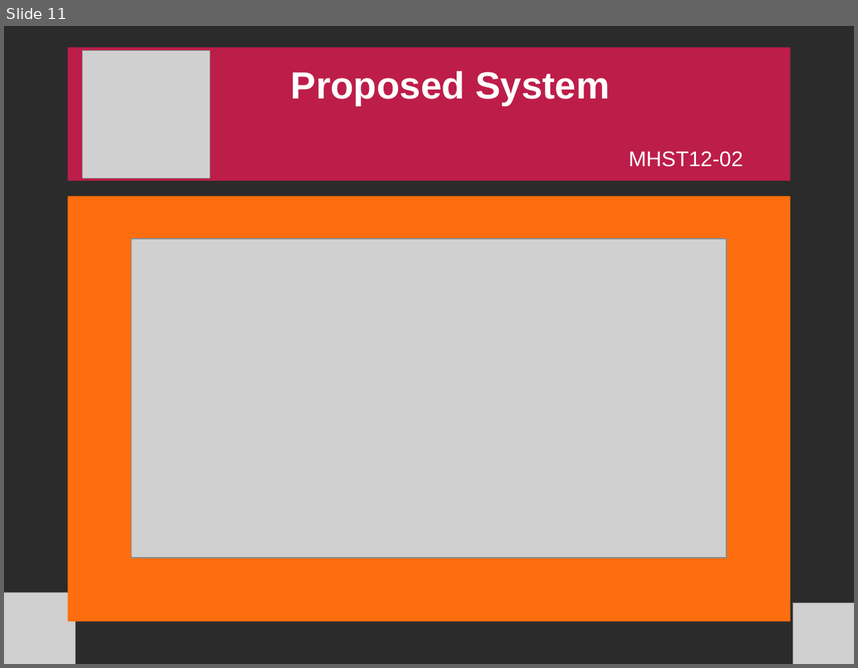
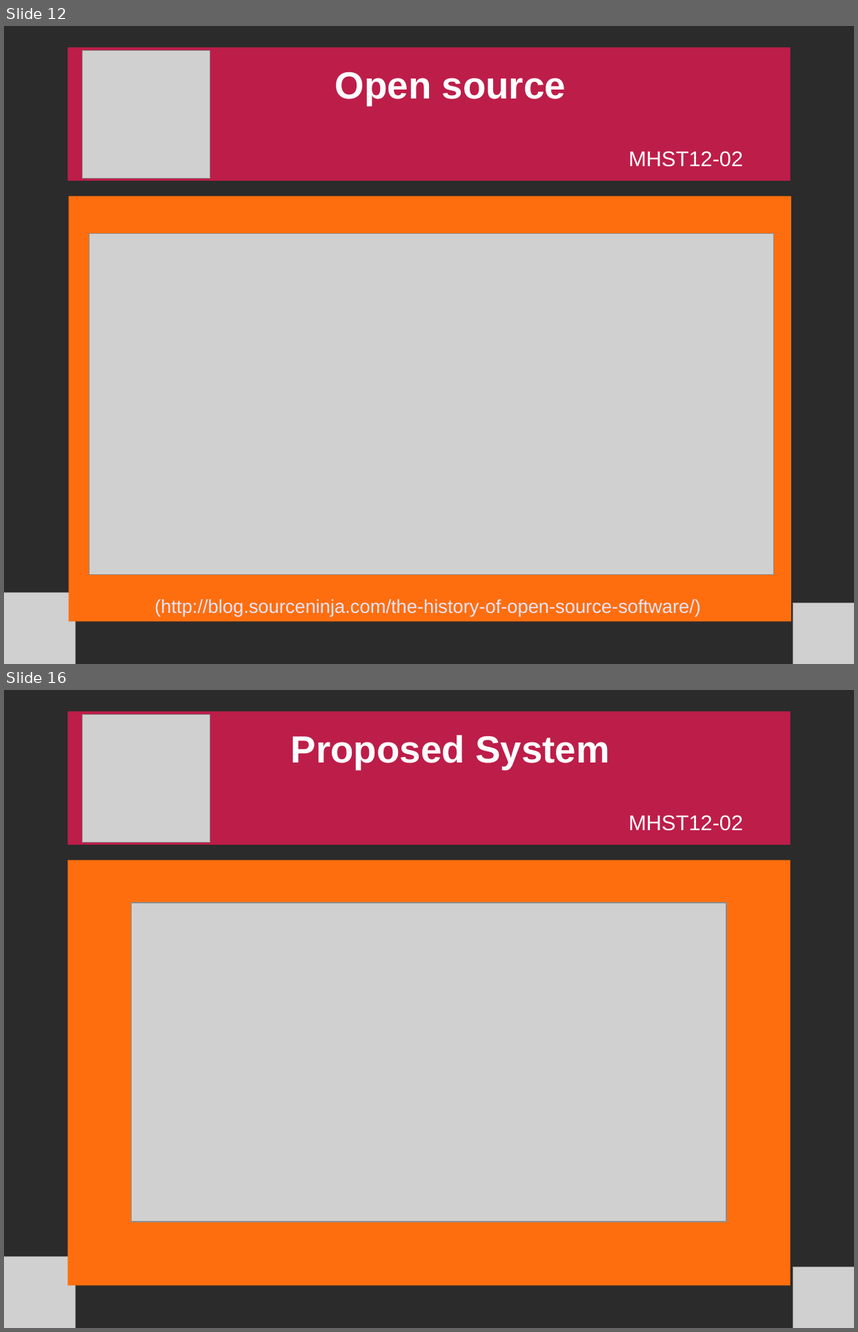
Before and after one commit to freshdocs/cmsandroid, a slide deck: Documents/docs/[MHST12-02] 9. Slide.odp. Shown one above the other, each under a label of ours: slide 11 before the commit, slides 12 and 16 after it; the slides between them are not shown. The pictures are 858x668 and 858x1332 pixels, drawn with LibreOffice and Linux fonts; fonts in the diff are those of the drawing; grey boxes stand for pictures; background and template pictures are left out; a plain dark background stands for a picture behind light text. Boxes give left, top, right and bottom in pixels: in the first picture for what was removed or moved away, otherwise in the second. Text is boxed around its words. In the diff, an @@ line names an element or a change of style, - is before the commit and + after.

Commit message:
Update "Open Source Trends"

```diff
--- a/Documents/docs/[MHST12-02] 9. Slide.odp
+++ b/Documents/docs/[MHST12-02] 9. Slide.odp
@@ slide 12 added at (4,26,854,664), background picture (left out) @@
@@ rectangle added at (67,47,791,181), fill #BD1D49 @@
@@ picture added at (82,51,210,178) @@
@@ text added at (335,72,566,105), 32 pt, text #FFFFFF, bold @@
+Open source
@@ text added at (628,151,743,167), 18 pt, text #FFFFFF @@
+MHST12-02
@@ rectangle added at (69,196,791,621), fill #FE6E0E @@
@@ picture added at (89,234,773,575) @@
@@ picture added at (4,592,75,664) @@
@@ text added at (154,599,701,617), 16 pt, text #E6E6FF @@
+(http://blog.sourceninja.com/the-history-of-open-source-software/)
@@ picture added at (793,602,854,664) @@
@@ what was slide 11 is now slide 16 @@
```
Also in this commit, not shown: 12 slides changed, 4 other slides added, 1 slide removed.
